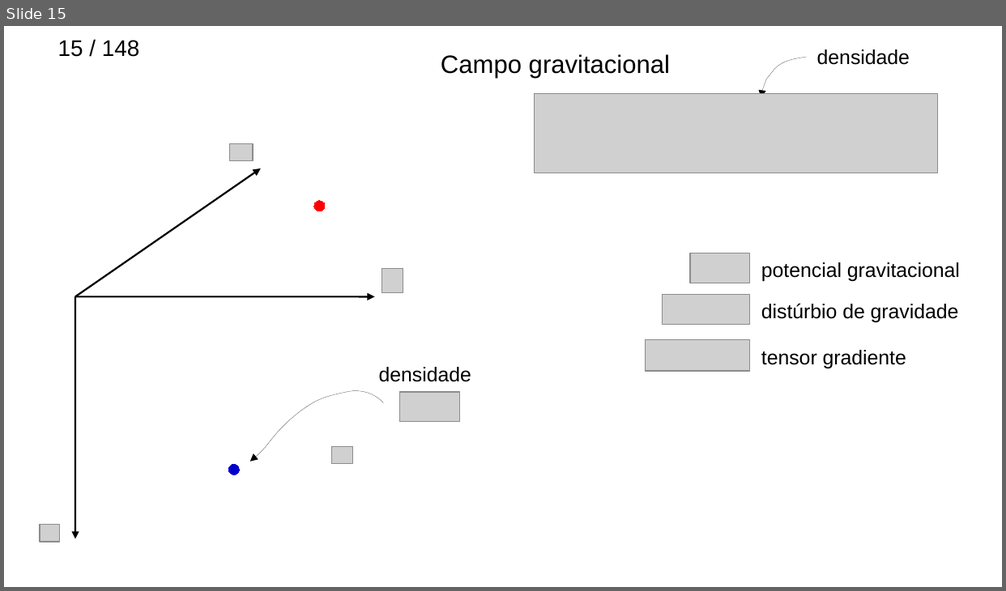
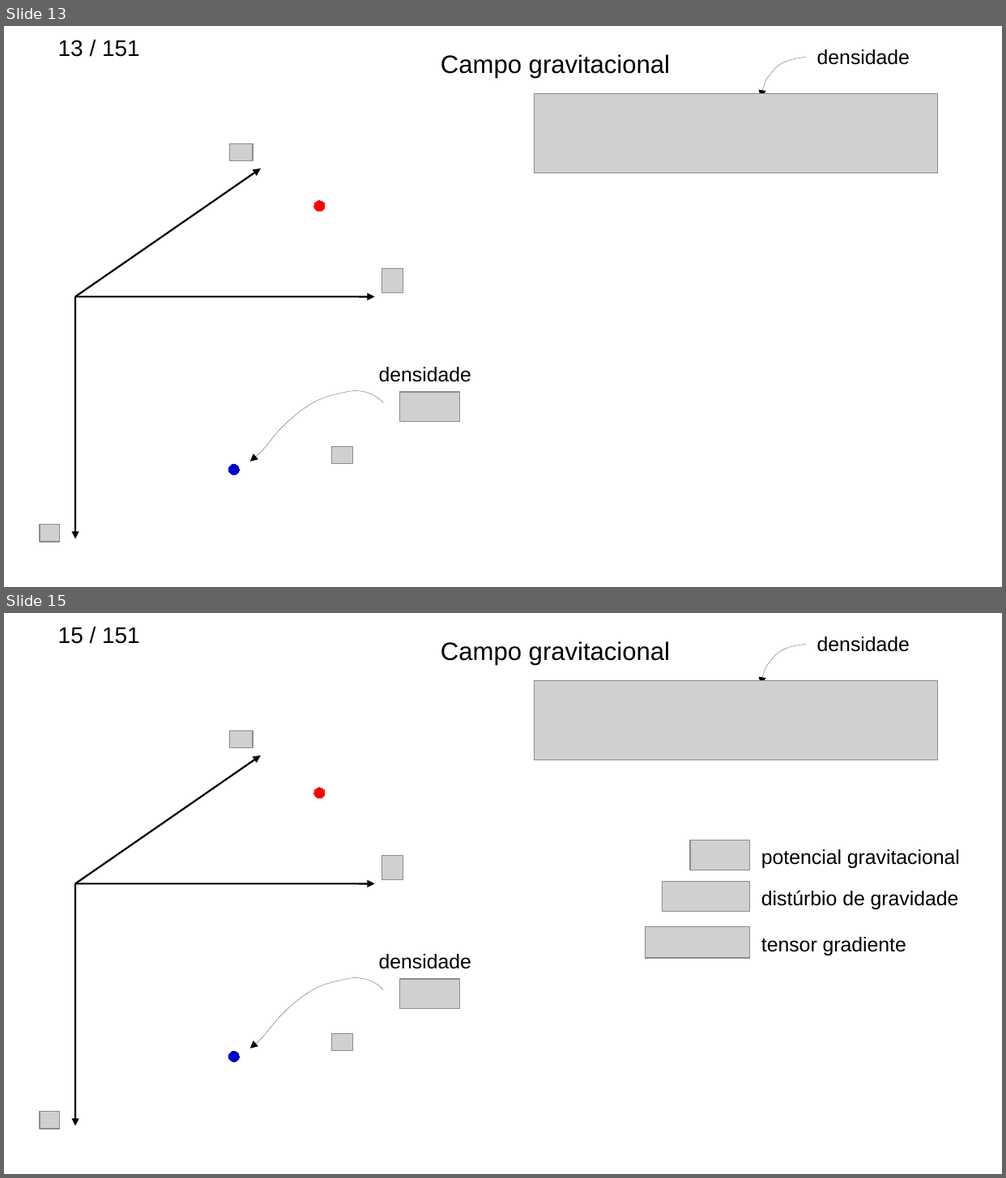
Before and after one commit to birocoles/memos, a slide deck: Titular_III/slides/apresentacao_titular3_3b_4.odp. Shown one above the other, each under a label of ours: slide 15 before the commit, slides 13 and 15 after it; the slides between them are not shown. The pictures are 1006x591 and 1006x1178 pixels, drawn with LibreOffice and Linux fonts; fonts in the diff are those of the drawing; grey boxes stand for pictures. Boxes give left, top, right and bottom in pixels: in the first picture for what was removed or moved away, otherwise in the second. Text is boxed around its words. In the diff, an @@ line names an element or a change of style, - is before the commit and + after.

```diff
--- a/Titular_III/slides/apresentacao_titular3_3b_4.odp
+++ b/Titular_III/slides/apresentacao_titular3_3b_4.odp
@@ slide 13 added at (x1=4, y1=26, x2=1002, y2=587), background #FFFFFF @@
@@ page number added at (x1=58, y1=40, x2=140, y2=57), 18 pt, text #000000 @@
+13 / 151
@@ text added at (x1=817, y1=49, x2=910, y2=65), 16 pt, text #000000 @@
+densidade
@@ text added at (x1=441, y1=54, x2=670, y2=78), 20 pt, text #000000 @@
+Campo gravitacional
@@ freeform shape added at (x1=761, y1=57, x2=807, y2=97), outline #000000 0 pt @@
@@ picture added at (x1=534, y1=94, x2=938, y2=173) @@
@@ picture added at (x1=230, y1=143, x2=253, y2=161) @@
@@ arrow added from (75, 297) to (260, 169), #000000 1.42 pt @@
@@ ellipse added at (x1=314, y1=201, x2=326, y2=211), fill #FF0000, outline #FF0000 0 pt @@
@@ picture added at (x1=382, y1=269, x2=403, y2=294) @@
@@ arrow added from (75, 297) to (75, 540), #000000 1.42 pt @@
@@ arrow added from (75, 297) to (374, 297), #000000 1.42 pt @@
@@ text added at (x1=379, y1=367, x2=471, y2=382), 16 pt, text #000000 @@
+densidade
@@ freeform shape added at (x1=250, y1=391, x2=383, y2=462), outline #000000 0 pt @@
@@ picture added at (x1=400, y1=393, x2=459, y2=423) @@
@@ picture added at (x1=332, y1=447, x2=352, y2=464) @@
@@ ellipse added at (x1=228, y1=464, x2=240, y2=476), fill #0000CD, outline #0000CD 0 pt @@
@@ picture added at (x1=40, y1=525, x2=59, y2=542) @@
@@ page number at (x1=58, y1=627, x2=140, y2=644): text changed @@
-15 / 148
+15 / 151
```
Also in this commit, not shown: 2 slides changed, 3 other slides added, 1 slide removed, 5 other files.
